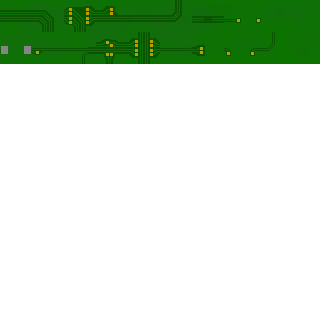
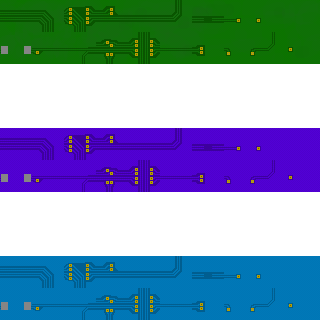
Comparing the layer stacks of the two 320 x 320 images. Changes:
painted on "Paint Layer 1(pasted) Merged" over [0, 9, 320, 320]
painted on "Background Merged" over [0, 9, 320, 320]
